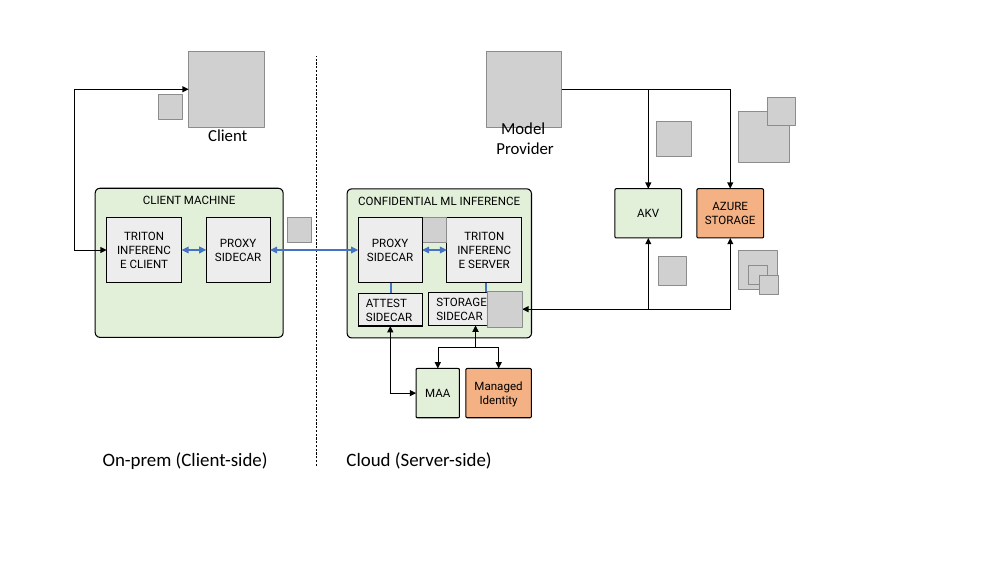
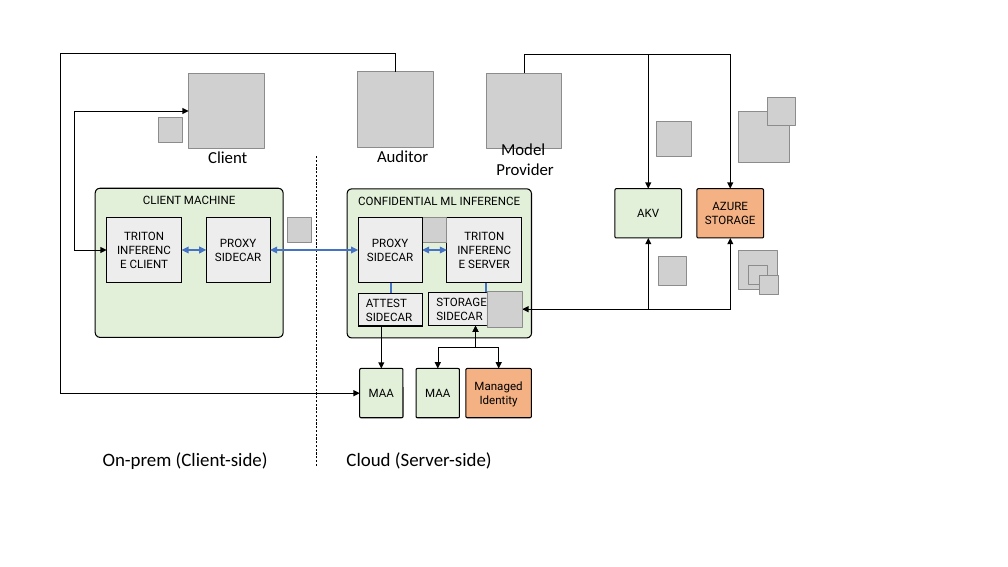
Before and after one commit to microsoft/confidential-ai, a slide deck: slide 3 of inference/docs/images/diagrams.pptx. Drawn at 1008x567 pixels with LibreOffice and Linux fonts; fonts in the diff are those of the drawing; grey boxes stand for pictures; background and template pictures are left out. Boxes give left, top, right and bottom in pixels: in the first picture for what was removed or moved away, otherwise in the second. Text is boxed around its words. In the diff, an @@ line names an element or a change of style, - is before the commit and + after.

Commit message:
Threat model and architecture to include auditor for endorsing the service for clients + signing process in the TCB

```diff
--- a/inference/docs/images/diagrams.pptx
+++ b/inference/docs/images/diagrams.pptx
@@ elbow arrow added from (395, 72) to (360, 393), #000000 0.5 pt @@
@@ elbow arrow moved from (562, 89) - (730, 189) to (524, 73) - (730, 189) @@
@@ elbow arrow moved from (562, 89) - (649, 189) to (524, 73) - (649, 189) @@
@@ picture added at <box>358,72,433,147</box> @@
@@ elbow double arrow moved from (188, 89) - (107, 250) to (188, 111) - (107, 250) @@
@@ 3 pictures, 2 texts: place and size @@
-3 pictures, 2 texts at <box>159,51,562,154</box>
+3 pictures, 2 texts at <box>159,73,562,175</box>
@@ line moved from (317, 466) - (317, 56) to (317, 466) - (317, 157) @@
@@ text added at <box>377,150,428,162</box>, 16 pt, text #000000 @@
+Auditor
@@ elbow double arrow moved from (390, 326) - (416, 393) to (381, 323) - (381, 368) @@
@@ elbow double arrow (381, 323) - (381, 368): elbow double arrow to elbow arrow @@
@@ rounded rectangle added at <box>360,368,403,417</box>, fill #E2F0D9, outline #000000 1 pt, 11 pt, text #000000 @@
+MAA
```
Also in this commit, not shown: 2 other files.
